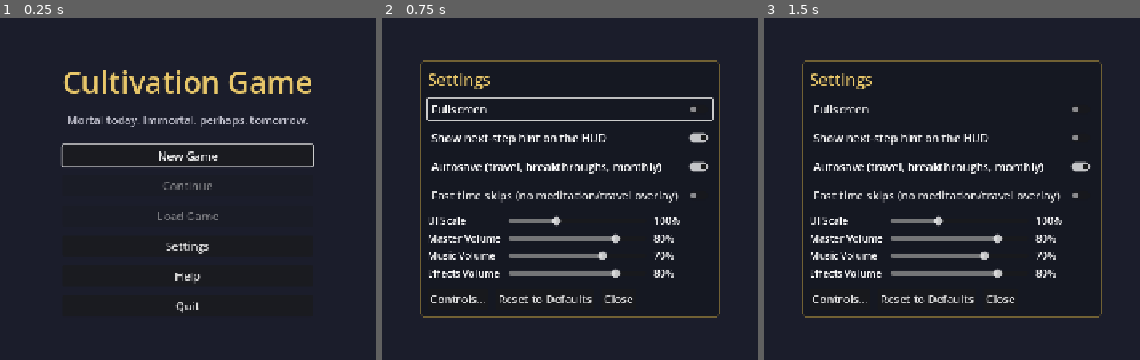
Above: before the commit, frames 1-3 (left to right).
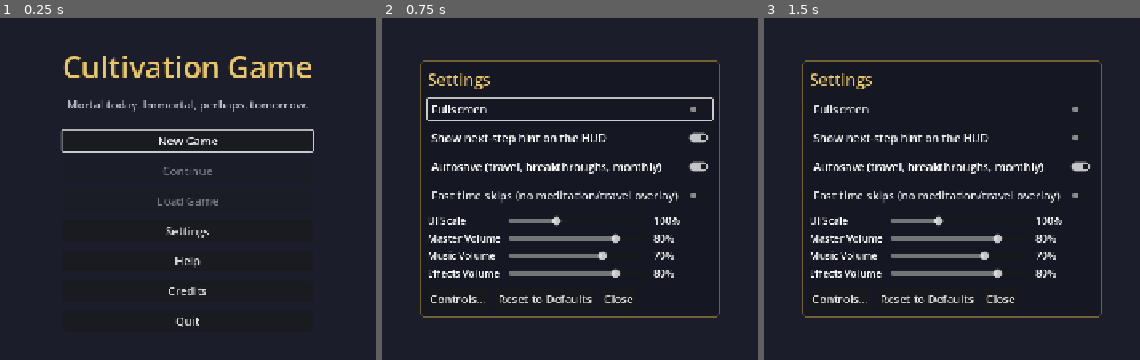
Above: after the commit, the same moments.

Repository: samridghimire/cultivation-game
Game: Godot game, scene res://src/ui/main_menu.tscn
The game is run twice, just before and just after one commit, with the same random seed, the same clock (stepped at 60 frames per second) and the same inputs.
Inputs:
- Up to frame 1 (0.25 s): no input
- Up to frame 2 (0.75 s): click "Settings" at 0.5 s
- Up to frame 3 (1.5 s): click "Show next-step hint on the HUD" at 1.25 s

The runs differ from the first frame. In frame 1, 7.6% of the frame differs, in the area x 15-84%, y 11-91%; in frame 2, nothing differs; in frame 3, nothing differs.

Commit message:
[REL-003] Credits screen from the main menu
Co-Authored-By: Claude Sonnet 5.5 <noreply@anthropic.com>
Claude-Session: https://claude.ai/code/session_01FWk1sdrTEkKFwbEJKh6Chi

Diff:
--- /dev/null
+++ b/data/credits.json
@@ -0,0 +1,8 @@
+{
+	"_doc": "Credits screen content (REL-003). 'third_party' lists every non-original asset or library: name, what it is, license. Mirrors docs/ASSETS.md (docs/ is not exported). Keep both in sync.",
+	"third_party": [
+		{"name": "Godot Engine", "what": "Game engine", "license": "MIT"},
+		{"name": "Procedural sound effects", "what": "Synthesized in code (src/autoload/audio.gd), no audio files", "license": "Original"},
+		{"name": "Placeholder art", "what": "Drawn in code (_draw), no image files", "license": "Original"}
+	]
+}
--- /dev/null
+++ b/src/ui/credits_screen.gd
@@ -0,0 +1,71 @@
+class_name CreditsScreen
+extends PanelContainer
+## Credits (REL-003): title, the Godot Engine notice and license text (required
+## for release) and the third-party list from data/credits.json. Scrollable;
+## ui_cancel or Back closes.
+
+signal closed
+
+const DATA_PATH := "res://data/credits.json"
+
+var _body: RichTextLabel
+var _back: Button
+
+
+func _init() -> void:
+	var style_source := UIStyle.panel()
+	add_theme_stylebox_override("panel", style_source.get_theme_stylebox("panel"))
+	style_source.free()
+	custom_minimum_size = Vector2(900, 0)
+	visible = false
+	var box := VBoxContainer.new()
+	box.add_theme_constant_override("separation", 10)
+	add_child(box)
+	box.add_child(UIStyle.label("Credits", 24, UIStyle.ACCENT))
+	var scroll := ScrollContainer.new()
+	scroll.custom_minimum_size = Vector2(860, 480)
+	scroll.horizontal_scroll_mode = ScrollContainer.SCROLL_MODE_DISABLED
+	box.add_child(scroll)
+	_body = RichTextLabel.new()
+	_body.fit_content = true
+	_body.scroll_active = false
+	_body.size_flags_horizontal = Control.SIZE_EXPAND_FILL
+	_body.add_theme_font_size_override("normal_font_size", 16)
+	scroll.add_child(_body)
+	_back = UIStyle.button("Back", close)
+	box.add_child(_back)
+
+
+## The credits text: title, engine notice, third-party list, then the Godot license.
+static func credits_text() -> String:
+	var lines := PackedStringArray()
+	lines.append(str(ProjectSettings.get_setting("application/config/name")))
+	lines.append("")
+	lines.append("Made with Godot Engine (https://godotengine.org)")
+	lines.append("")
+	lines.append("Third-party:")
+	var parsed: Variant = JSON.parse_string(FileAccess.get_file_as_string(DATA_PATH))
+	if parsed is Dictionary:
+		for entry: Dictionary in parsed.get("third_party", []):
+			lines.append("- %s: %s (%s)" % [entry.get("name", "?"), entry.get("what", ""), entry.get("license", "?")])
+	lines.append("")
+	lines.append("Godot Engine license:")
+	lines.append(Engine.get_license_text())
+	return "\n".join(lines)
+
+
+func _unhandled_input(event: InputEvent) -> void:
+	if visible and event.is_action_pressed("ui_cancel"):
+		get_viewport().set_input_as_handled()
+		close()
+
+
+func open() -> void:
+	_body.text = credits_text()
+	visible = true
+	_back.grab_focus.call_deferred()
+
+
+func close() -> void:
+	visible = false
+	closed.emit()
--- a/src/ui/main_menu.gd
+++ b/src/ui/main_menu.gd
@@ -9,6 +9,7 @@
 var _settings: SettingsScreen
 var _load_screen: LoadScreen
 var _help: HelpScreen
+var _credits: CreditsScreen
 
 
 func _ready() -> void:
@@ -40,6 +41,8 @@
 	box.add_child(settings_button)
 	var help_button := UIStyle.button("Help", _open_help)
 	box.add_child(help_button)
+	var credits_button := UIStyle.button("Credits", _open_credits)
+	box.add_child(credits_button)
 	box.add_child(UIStyle.button("Quit", func(): get_tree().quit()))
 	add_child(UIStyle.centered(box))
 	_menu = box
@@ -54,6 +57,12 @@
 		_menu.visible = true
 		help_button.grab_focus())
 	add_child(UIStyle.centered(_help))
+
+	_credits = CreditsScreen.new()
+	_credits.closed.connect(func():
+		_menu.visible = true
+		credits_button.grab_focus())
+	add_child(UIStyle.centered(_credits))
 
 	_load_screen = LoadScreen.new()
 	_load_screen.closed.connect(func():
@@ -75,6 +84,16 @@
 	_help.open()
 
 
+func _open_credits() -> void:
+	_menu.visible = false
+	_credits.open()
+
+
+## The credits screen, for tests.
+func credits_screen() -> CreditsScreen:
+	return _credits
+
+
 ## The help screen, for tests.
 func help_screen() -> HelpScreen:
 	return _help
--- /dev/null
+++ b/tests/unit/test_credits_screen.gd
@@ -0,0 +1,39 @@
+extends TestCase
+## REL-003: credits screen from the main menu.
+
+
+func _tree() -> SceneTree:
+	return Engine.get_main_loop() as SceneTree
+
+
+func test_credits_text_has_engine_license_and_third_party() -> void:
+	var text := CreditsScreen.credits_text()
+	assert_true(text.contains("Made with Godot Engine"))
+	assert_true(text.contains(Engine.get_license_text().substr(0, 40)), "includes the Godot license text")
+	assert_true(text.contains("Procedural sound effects"), "third-party list from data/credits.json")
+
+
+func test_main_menu_opens_credits_with_focus_and_closes() -> void:
+	var root := _tree().root
+	var menu: Node = load("res://src/ui/main_menu.tscn").instantiate()
+	root.add_child(menu)
+	var button: Button = null
+	for b in menu.find_children("*", "Button", true, false):
+		if (b as Button).text == "Credits":
+			button = b
+	assert_true(button != null, "main menu has a Credits button")
+	button.pressed.emit()
+	await _tree().process_frame
+	await _tree().process_frame
+	var credits: CreditsScreen = menu.credits_screen()
+	assert_true(credits.visible)
+	var owner := root.gui_get_focus_owner()
+	assert_true(owner != null and credits.is_ancestor_of(owner), "focus is inside credits")
+	var ev := InputEventAction.new()
+	ev.action = "ui_cancel"
+	ev.pressed = true
+	root.push_input(ev)
+	await _tree().process_frame
+	assert_false(credits.visible, "ui_cancel closes")
+	assert_true(menu._menu.visible)
+	menu.queue_free()
--- a/tests/unit/test_steam_deck_layout.gd
+++ b/tests/unit/test_steam_deck_layout.gd
@@ -103,6 +103,12 @@
 		screen.open()
 		await _assert_fits(screen, name)
 		screen.close()
+	var credits := CreditsScreen.new()
+	hud.add_child(credits)
+	credits.open()
+	await _assert_fits(credits, "credits")
+	credits.close()
+	credits.queue_free()
 	var auction: Control = hud.get("_auction")
 	var clock: Node = root.get_node("GameClock")
 	var day: int = clock.total_days
Not shown, added: src/ui/credits_screen.gd.uid
Not shown, added: tests/unit/test_credits_screen.gd.uid
